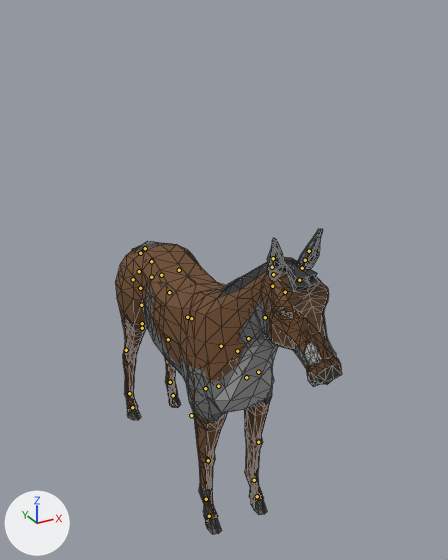
A saved change to the glTF model rts-brasil/assets/unidades/animais.glb.
Both versions are drawn from a camera (50 mm lens) standing at (-3.64, -7.72, 7.09) and looking at (0.28, -0.6, 3.53). The axes (+X, +Y, +Z) are drawn at lower left. The lights are the same throughout. The picture after the commit comes second. The bones that change, and the others that lie on the model, are drawn over the model as lines. Mesh edges are drawn as thin lines.

Names of what the first picture shows: 'donkey', 'horse'.
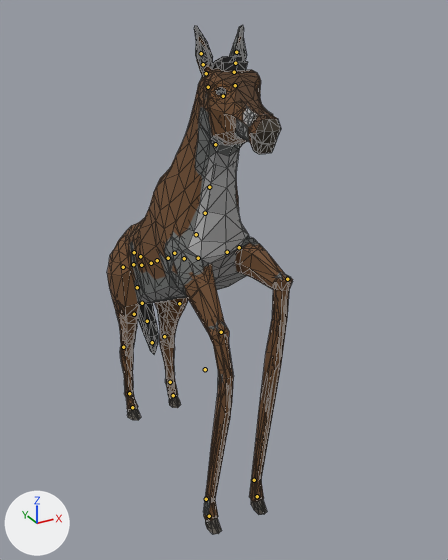
The newer file adds an action. The first version stands in its rest pose; the second is drawn at frame 18 of the action 'Empinar'.

Pixel boxes (x1, y1, x2, y2) of what changed, in the pictures (448 x 560 px):
'horse', posed (18% narrower, 69% taller): before (115, 239, 342, 534); after (107, 36, 293, 534)
'donkey', posed (21% narrower, 69% taller): before (125, 229, 337, 525); after (123, 25, 291, 525)
bone 'Body', root to tip: before (191, 415) to (191, 414); after (205, 369) to (204, 367)
bone 'Neck1', root to tip: before (237, 351) to (237, 350); after (205, 213) to (205, 213)
bone 'FrontUpperLegL', root to tip: before (258, 372) to (258, 373); after (239, 247) to (239, 248)
bone 'FrontLowerLegL', root to tip: before (258, 442) to (258, 443); after (287, 279) to (287, 280)
bone 'FrontUpperLegR', root to tip: before (205, 388) to (205, 389); after (184, 258) to (184, 259)
bone 'FrontLowerLegR', root to tip: before (208, 460) to (208, 461); after (221, 332) to (221, 333)
bone 'BackLegL', root to tip: before (179, 270) to (179, 270); after (168, 258) to (168, 258)
bone 'BackLegR', root to tip: before (133, 279) to (133, 280); after (123, 267) to (123, 267)

The edits, one by one:
Bone 'Body' (bone_body) moves from (0.0, 0.0, 0.0) to (0.0, 0.0117, 0.0052).
Bone 'Body' (bone_body) turns from (0, 0, 0) to (-36, 0, 0) degrees about its own x, y and z.
Bone 'Neck1' (bone_neck1) turns from (0, 0, 0) to (-14, 0, 0) degrees about its own x, y and z.
Bone 'FrontUpperLegL' (bone_frontupperlegl) turns from (0, 0, 0) to (-51, 0, 0) degrees about its own x, y and z.
Bone 'FrontLowerLegL' (bone_frontlowerlegl) turns from (0, 0, 0) to (-86, 0, 0) degrees about its own x, y and z.
Bone 'FrontUpperLegR' (bone_frontupperlegr) turns from (0, 0, 0) to (-21, 0, 0) degrees about its own x, y and z.
Bone 'FrontLowerLegR' (bone_frontlowerlegr) turns from (0, 0, 0) to (-35, 0, 0) degrees about its own x, y and z.
Bone 'BackLegL' (bone_backlegl) turns from (0, 0, 0) to (26, 0, 0) degrees about its own x, y and z.
Bone 'BackLegR' (bone_backlegr) turns from (0, 0, 0) to (26, 0, 0) degrees about its own x, y and z.
